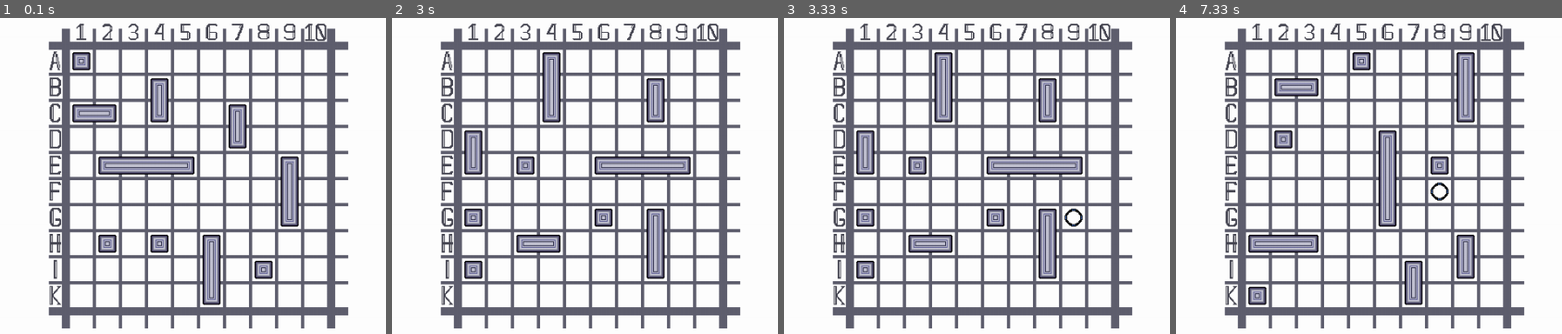
Above: before the commit, frames 1-4 (left to right).
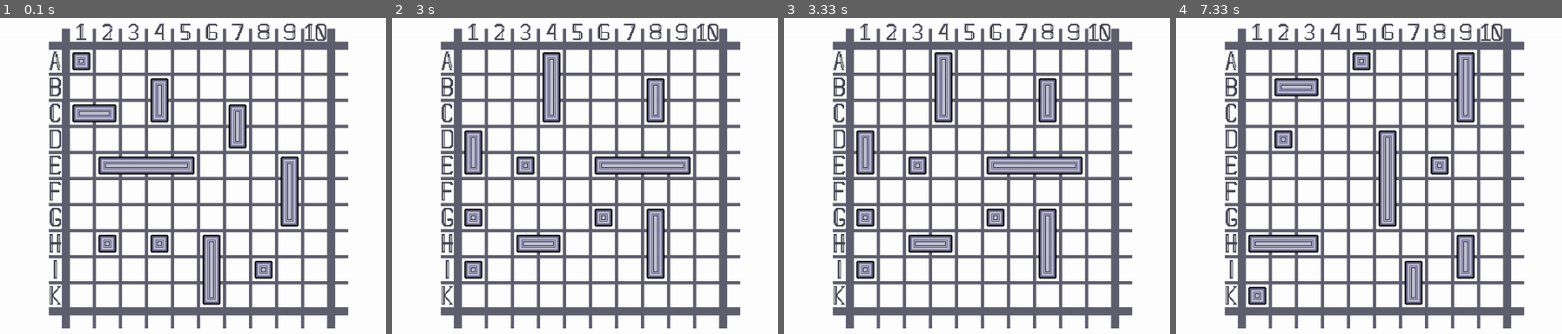
Above: after the commit, the same moments.

Repository: Alan-Bobrov/Battleship-with-pygame
Game: pygame game, started from main.py
Same seed, same stepped clock (60 frames per second), same inputs: the game is played once before the commit and once after it.
Inputs (mouse positions are % of the whole screen's width and height, from its top left):
- Up to frame 1 (0.1 s): no input
- Up to frame 2 (3 s): click (50, 52) at 0.38 s; click (61, 77) at 0.72 s; click (61, 57) at 1.05 s; click (89, 93) at 1.38 s; click (52, 13) at 1.72 s; click (91, 95) at 2.55 s; click (32, 14) at 2.88 s
- Up to frame 3 (3.33 s): click (87, 82) at 3.22 s
- Up to frame 4 (7.33 s): click (88, 74) at 4.05 s; click (17, 13) at 4.38 s; click (88, 78) at 5.22 s; click (79, 64) at 5.55 s; click (33, 14) at 6.38 s; click (83, 80) at 7.22 s
The pictures show only the part of the screen within x 50-100%, y 50-100%; the shares and areas given below are measured in that part.

Frames 1-2 are identical in both runs. In frame 3, 0.1% of the frame differs, in the area x 72-78%, y 60-66%; in frame 4, 0.1%, in the area x 65-71%, y 51-58%.

Commit message:
Update game.py

Diff:
--- a/game.py
+++ b/game.py
@@ -50,6 +50,7 @@
     can_go = True
     bot_ob = Bot()
     bot_move = False
+
     while is_game:
 
         # field print
@@ -144,7 +145,6 @@
                             bot_field.synchronize(x, y)
                             bot_field.synchronize(x, y, bot_comp_field)
                             first_move = True
-                            bot_field.pr_all(screen, print_ships=ShowEnemyShips)
 
                             if PrintCompCompField:
                                 print("Comp Field")
